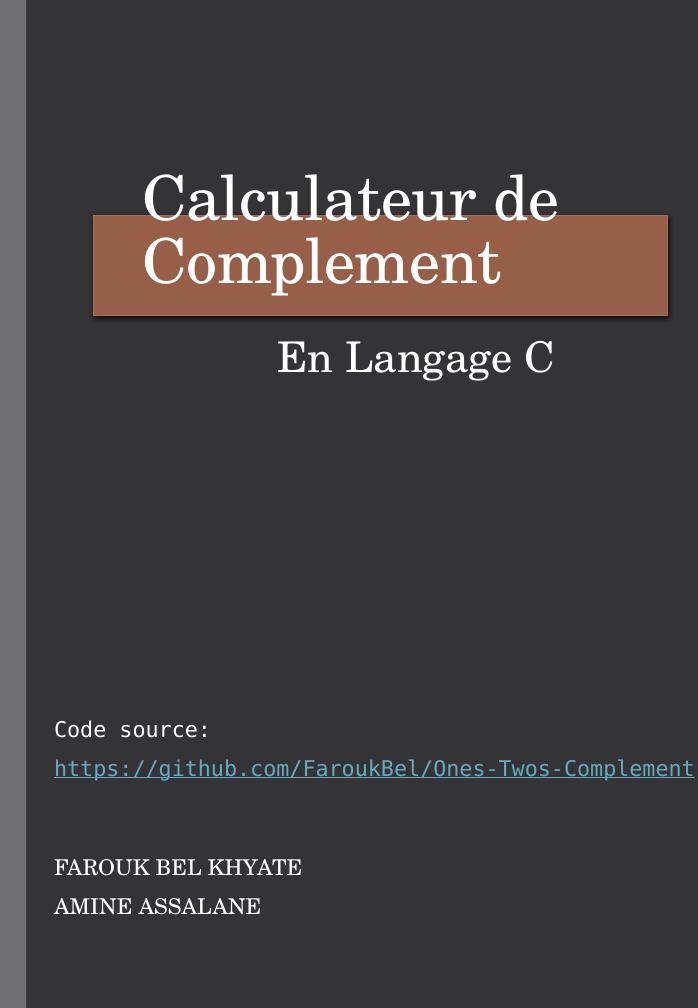
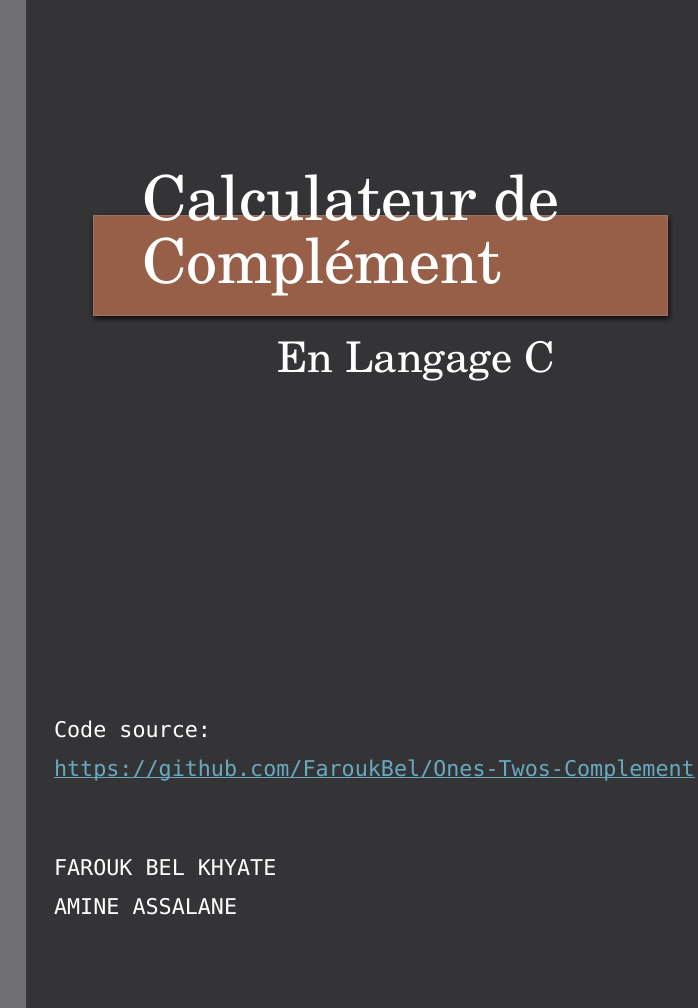
Before and after one commit to FaroukBel/Ones-Twos-Complement, a slide deck: slide 1 of Compte rendus/Complement.pptx. Drawn at 698x1008 pixels with LibreOffice and Linux fonts; fonts in the diff are those of the drawing. Boxes give left, top, right and bottom in pixels: in the first picture for what was removed or moved away, otherwise in the second. Text is boxed around its words. In the diff, an @@ line names an element or a change of style, - is before the commit and + after.

```diff
--- a/Compte rendus/Complement.pptx
+++ b/Compte rendus/Complement.pptx
@@ title at box(142, 174, 559, 296): text changed @@
-Calculateur de Complement
+Calculateur de Complément
@@ text "FAROUK BEL KHYATE" at box(54, 859, 276, 915): font TeX Gyre Schola to DejaVu Sans Mono @@
```
Also in this commit, not shown: 2 other slides changed, 9 slides added, 6 other files.
